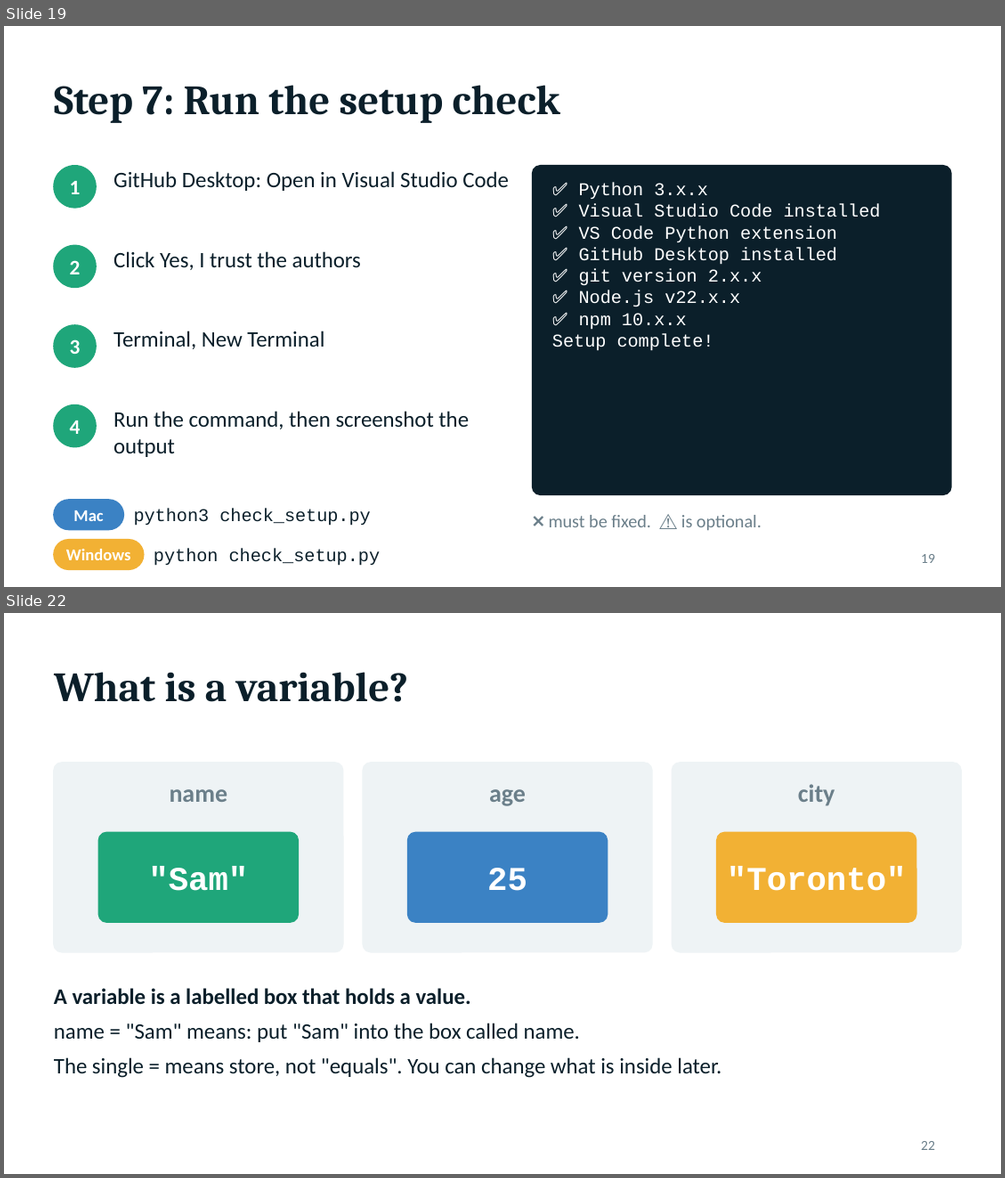
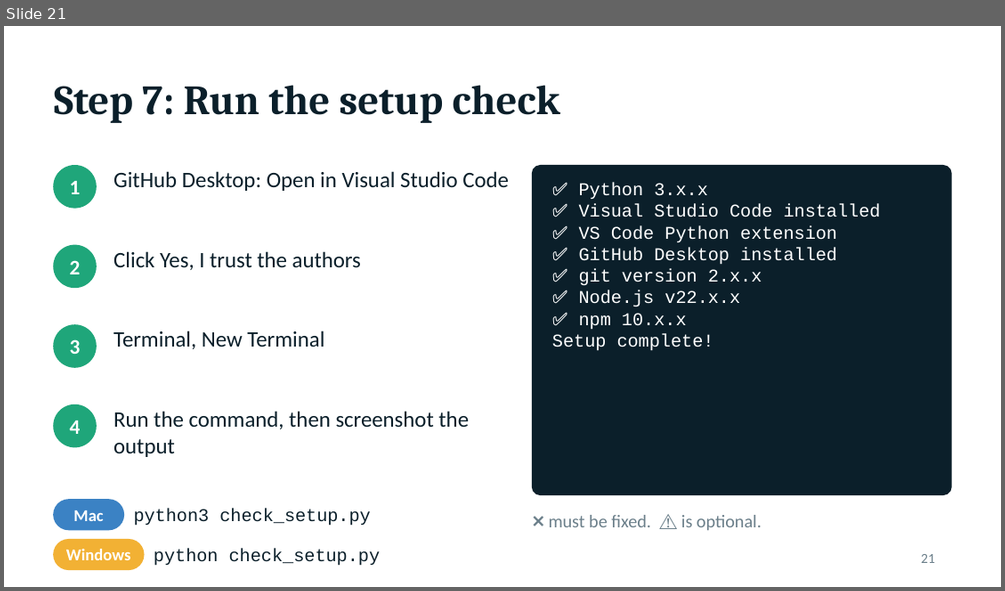
Before and after one commit to ccunnect-tech/BFA, a slide deck: class-1/docs/class-1-setup.pptx. Shown one above the other, each under a label of ours: slides 19 and 22 before the commit, slide 21 after it; the slides between them are not shown. The pictures are 1005x1178 and 1005x591 pixels, drawn with LibreOffice and Linux fonts; fonts in the diff are those of the drawing. Boxes give left, top, right and bottom in pixels: in the first picture for what was removed or moved away, otherwise in the second. Text is boxed around its words. In the diff, an @@ line names an element or a change of style, - is before the commit and + after.

```diff
--- a/class-1/docs/class-1-setup.pptx
+++ b/class-1/docs/class-1-setup.pptx
@@ slide 22 removed at (4, 613, 1001, 1174), background #FFFFFF @@
@@ title removed at (54, 672, 409, 702) @@
-What is a variable?
@@ rounded rectangle removed at (54, 763, 343, 952) @@
@@ rounded rectangle removed at (363, 763, 652, 952) @@
@@ rounded rectangle removed at (672, 763, 961, 952) @@
@@ text removed at (170, 789, 228, 802) @@
-name
@@ text removed at (489, 789, 526, 806) @@
-age
@@ text removed at (798, 784, 834, 806) @@
-city
@@ rounded rectangle removed at (98, 832, 298, 922) @@
@@ rounded rectangle removed at (408, 832, 607, 922) @@
@@ rounded rectangle removed at (717, 832, 916, 922) @@
@@ text removed at (148, 867, 248, 891) @@
-"Sam"
@@ text removed at (487, 868, 527, 891) @@
-25
@@ text removed at (727, 867, 906, 891) @@
-"Toronto"
@@ text removed at (54, 988, 721, 1078) @@
-A variable is a labelled box that holds a value.
-name = "Sam" means: put "Sam" into the box called name.
-The single = means store, not "equals". You can change what is inside later.
@@ page number removed at (921, 1141, 935, 1150) @@
-22
@@ what was slide 19 is now slide 21 @@
@@ page number at (921, 554, 935, 563): text changed @@
-19
+21
```
Also in this commit, not shown: 2 slides added, 17 other slides removed, 11 other files.
